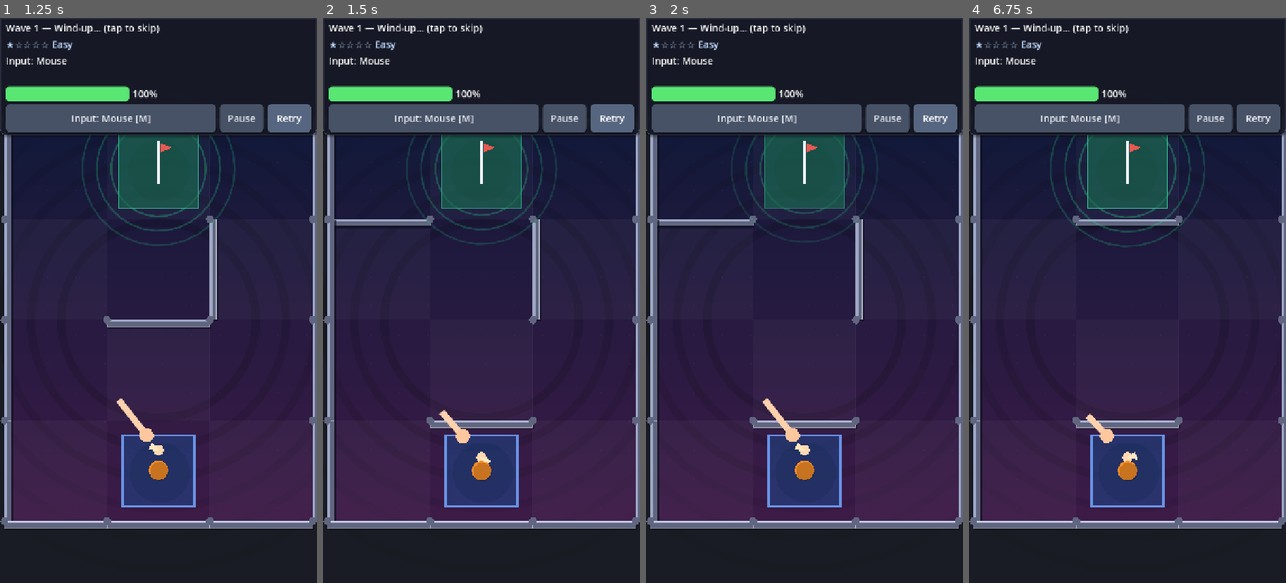
Above: before the commit, frames 1-4 (left to right).
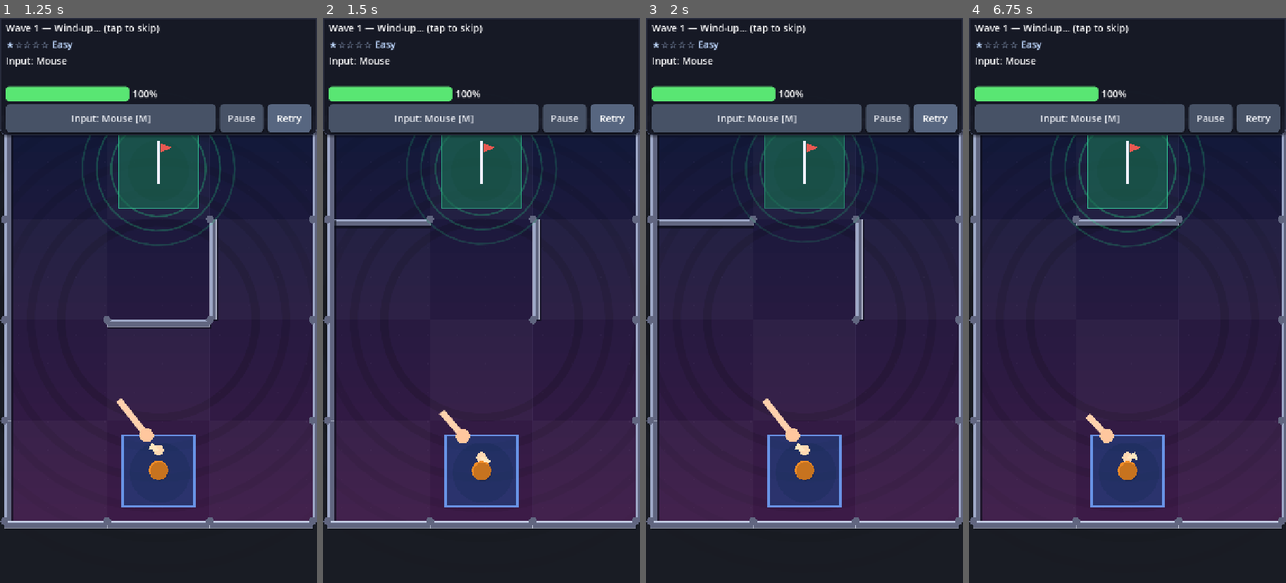
Above: after the commit, the same moments.

Repository: mhaiprojects/Spinning-Top-Maze
Game: Godot game, scene res://scenes/main.tscn
Same seed, same stepped clock (60 frames per second), same inputs: the game is played once before the commit and once after it.
Inputs (mouse positions are in pixels of both pictures, inside the frame that each line leads up to):
- Up to frame 1 (1.25 s): click "Retry" at 0.5 s
- Up to frame 2 (1.5 s): click "Retry" at 1.25 s
- Up to frame 3 (2 s): no input
- Up to frame 4 (6.75 s): click "Retry" at 2 s; click "Input: Mouse [M]" at 2.75 s; click "Input: Keyboard [M]" at 3.5 s; click "Input: Drag [M]" at 4.25 s; click "Input: Tilt [M]" at 5 s; click "Pause" at 5.75 s; move the mouse to (1197, 272) at 6.52 s; hold Right from 6.53 s (still down); tap Keypad Enter at 6.6 s; click (1197, 272) at 6.67 s

Frame 1 is identical in both runs. In frame 2, 0.5% of the frame differs, in the area x 32-68%, y 70-73%; in frame 3, 0.5%; in frame 4, 0.5%.

Commit message:
2026-11-19 00:09 AEDT: Open north exit from wave start cell
Always remove the north room wall above the bottom-centre start so at least one
obvious lane exists (avoids instant face-plant into a wall on fresh seeds).

Co-authored-by: Cursor <cursoragent@cursor.com>

Diff:
--- a/scripts/maze_gen.gd
+++ b/scripts/maze_gen.gd
@@ -78,6 +78,7 @@
 					_remove_wall_between_dir(room_walls, x, y, dir_i, cols, rows)
 
 	_force_perimeter_walls(room_walls, cols, rows)
+	_ensure_start_opening(room_walls, cols, rows, start_cell)
 
 	var cells: Array = []
 	for y in rows:
@@ -118,6 +119,14 @@
 	if dir_i == W_E and x == cols - 1:
 		return true
 	return false
+
+
+static func _ensure_start_opening(room_walls: Array, _cols: int, rows: int, start: Vector2i) -> void:
+	if start.y <= 0:
+		return
+	var north: Vector2i = start + Vector2i(0, -1)
+	if room_walls[start.y][start.x][W_N]:
+		_remove_wall_between(room_walls, start, north, W_N)
 
 
 static func _force_perimeter_walls(room_walls: Array, cols: int, rows: int) -> void:
